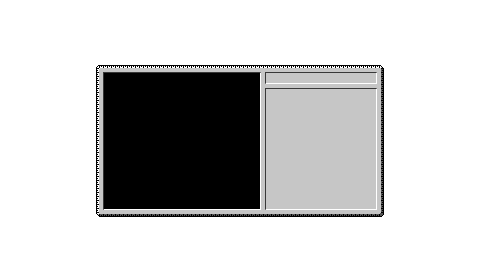
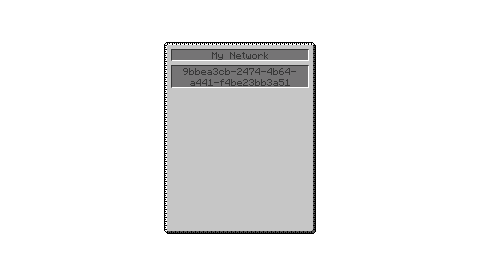
Layers edited between the first and the second 480x270 image:
renamed "inventory" to "selector", showed it, painted on it over left=159, top=42, right=321, bottom=234
renamed "bg-marked" to "viewport", hid it, painted on it over left=96, top=65, right=384, bottom=217
